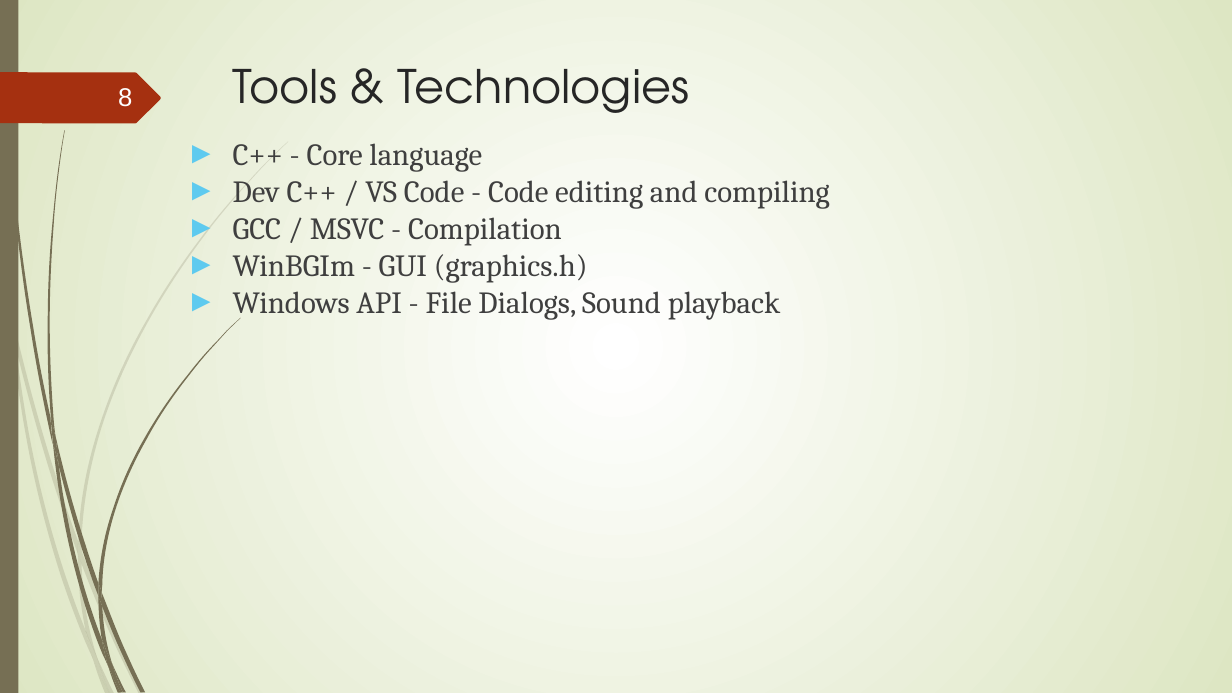
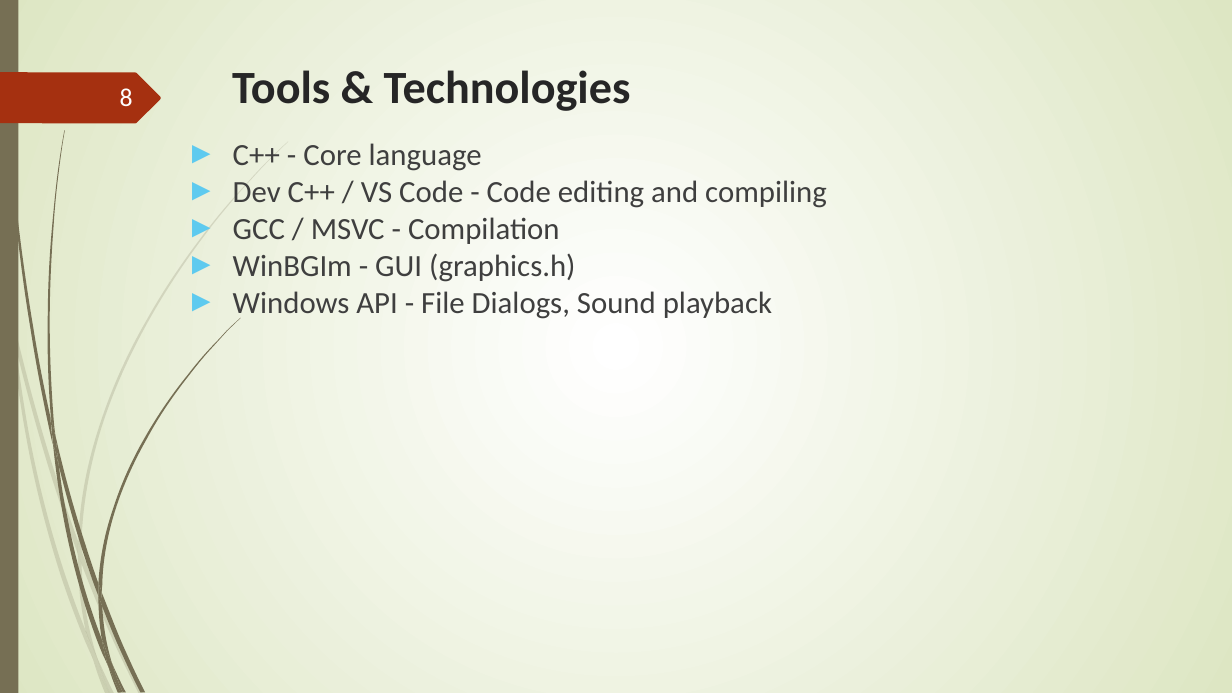
Before and after one commit to salimshre/Encryptor, a slide deck: slide 8 of Documentation/final -File Encryptor In C++.pptx. Drawn at 1232x693 pixels with LibreOffice and Linux fonts; fonts in the diff are those of the drawing. Boxes give left, top, right and bottom in pixels: in the first picture for what was removed or moved away, otherwise in the second. Text is boxed around its words. In the diff, an @@ line names an element or a change of style, - is before the commit and + after.

```diff
--- a/Documentation/final -File Encryptor In C++.pptx
+++ b/Documentation/final -File Encryptor In C++.pptx
@@ title "Tools & Technologies" at box(232, 70, 631, 111): font TeX Gyre Adventor to Calibri, bold on @@
@@ page number at box(120, 88, 133, 106): font Arial to Calibri @@
@@ text "C++ - Core language" at box(233, 143, 827, 321): font Cambria to Calibri @@
```
Also in this commit, not shown: 11 other slides changed, 1 other file.
